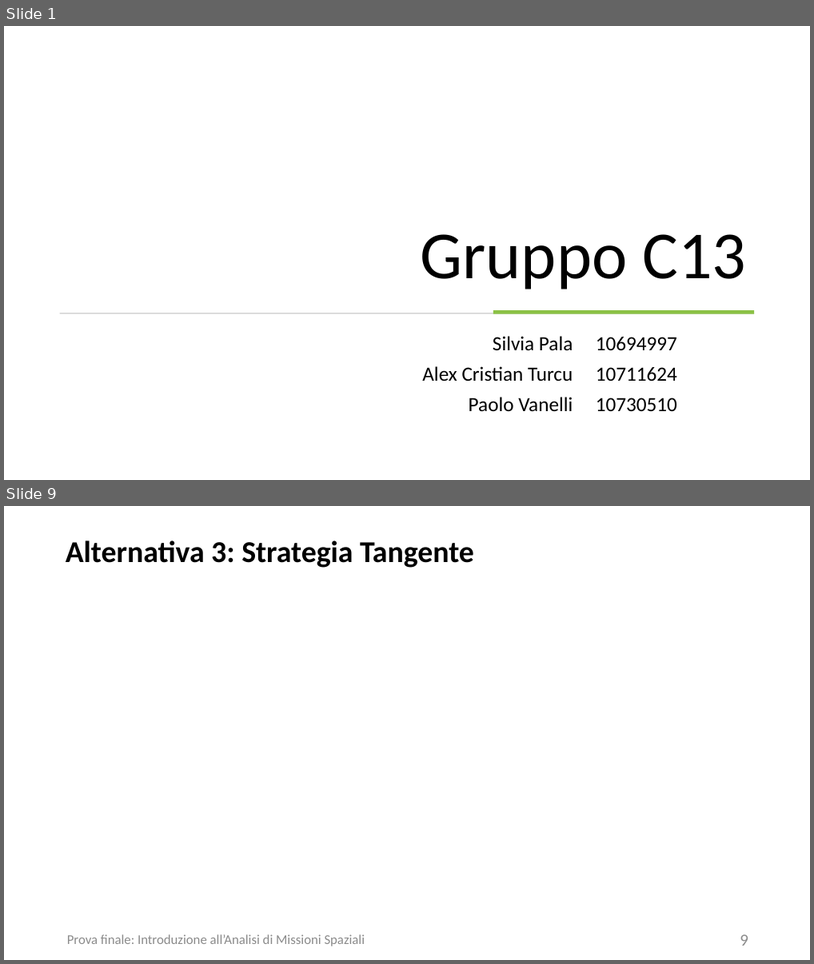
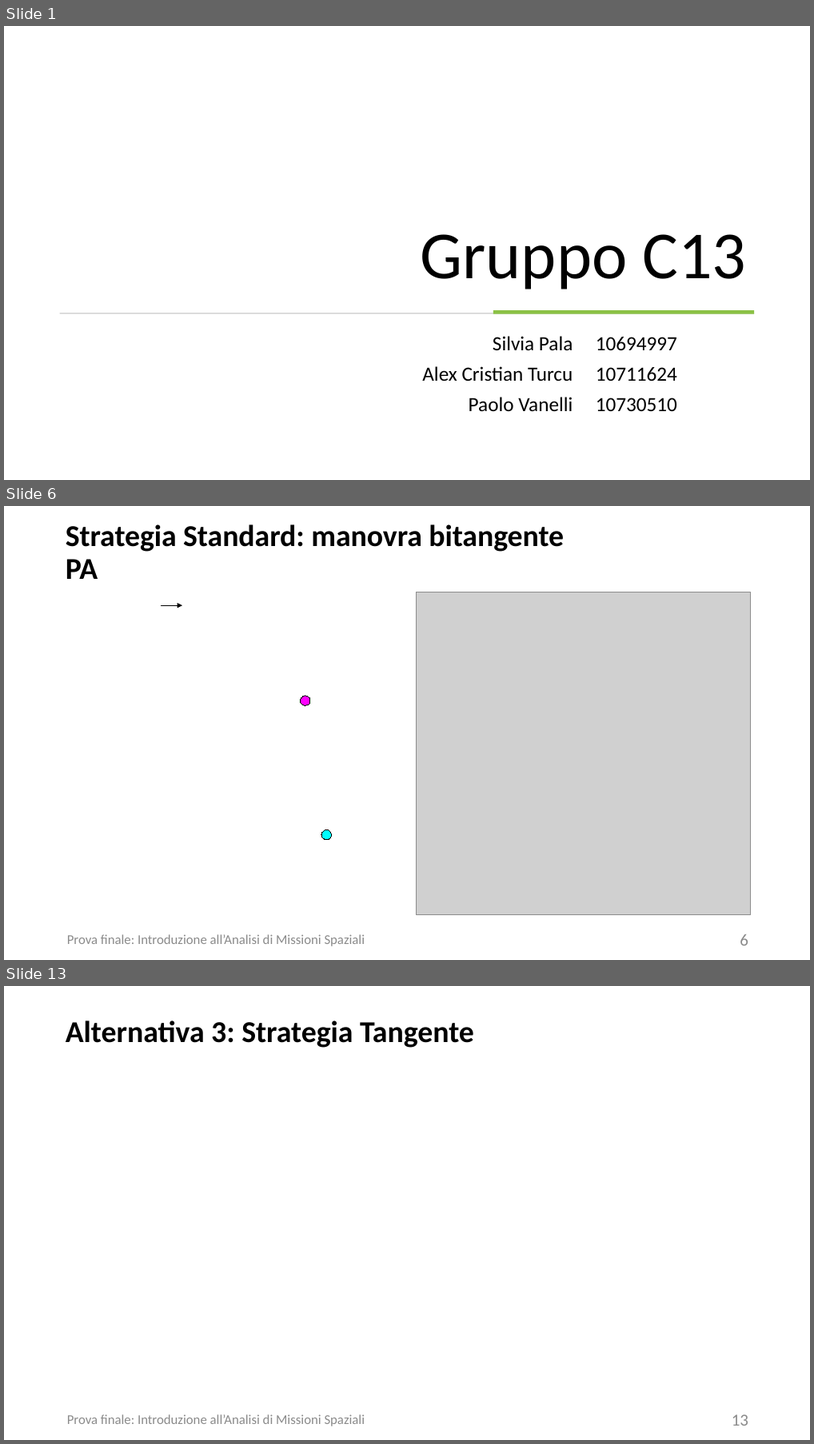
Before and after one commit to turcualexd/IAMS-progetto, a slide deck: Modelli relazione/Power C13.pptx. Shown one above the other, each under a label of ours: slides 1 and 9 before the commit, slides 1, 6 and 13 after it; the slides between them are not shown. The pictures are 814x964 and 814x1444 pixels, drawn with LibreOffice and Linux fonts; fonts in the diff are those of the drawing; grey boxes stand for pictures. Boxes give left, top, right and bottom in pixels: in the first picture for what was removed or moved away, otherwise in the second. Text is boxed around its words. In the diff, an @@ line names an element or a change of style, - is before the commit and + after.

```diff
--- a/Modelli relazione/Power C13.pptx
+++ b/Modelli relazione/Power C13.pptx
@@ slide 6 added at (x1=4, y1=506, x2=810, y2=960), background #FFFFFF @@
@@ title added at (x1=66, y1=524, x2=564, y2=579), 36 pt, text #000000, bold @@
+Strategia Standard: manovra bitangente PA
@@ picture added at (x1=417, y1=592, x2=750, y2=914) @@
@@ arrow added from (161, 605) to (182, 605), #000000 0.5 pt @@
@@ ellipse added at (x1=301, y1=696, x2=310, y2=706), fill #FF00FF, outline #000000 0.75 pt @@
@@ ellipse added at (x1=322, y1=830, x2=332, y2=840), fill #00FFFF, outline #000000 0.75 pt @@
@@ text added at (x1=67, y1=934, x2=366, y2=946), 16 pt, text #8C8C8C @@
+Prova finale: Introduzione all’Analisi di Missioni Spaziali
@@ page number added at (x1=740, y1=934, x2=749, y2=945), 20 pt, text #8C8C8C @@
+6
@@ what was slide 9 is now slide 13 @@
@@ page number at (x1=732, y1=1414, x2=749, y2=1425): text changed @@
-9
+13
```
Also in this commit, not shown: 7 slides changed, 3 other slides added.
